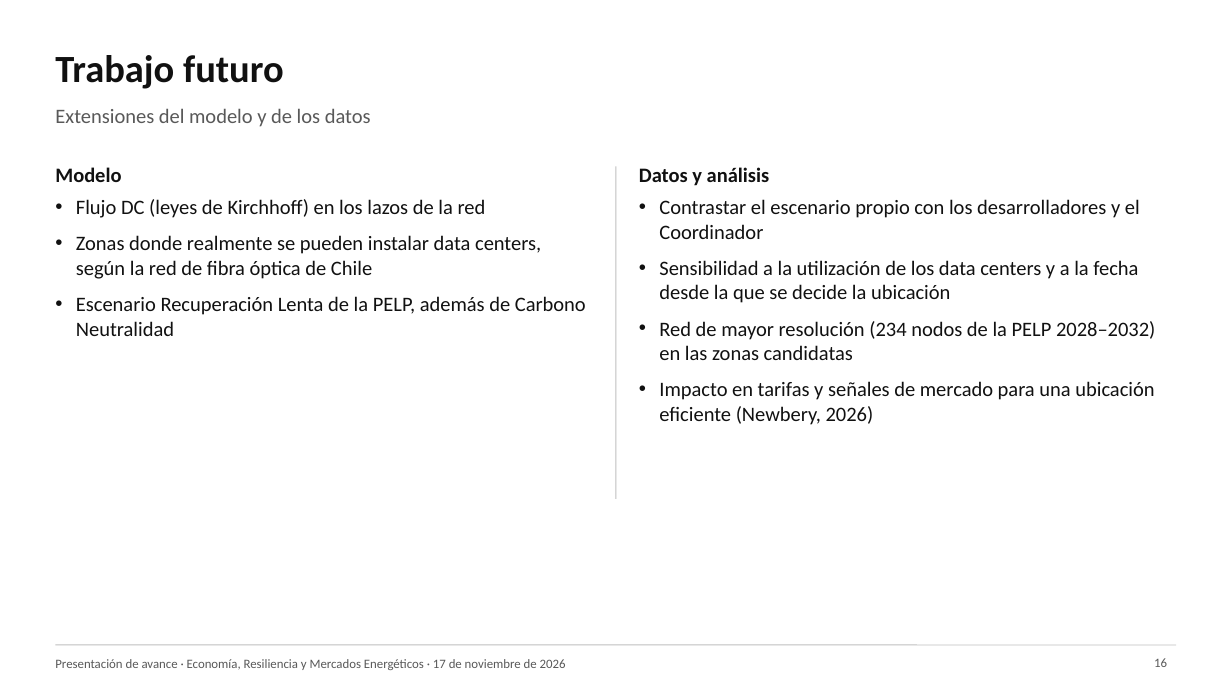
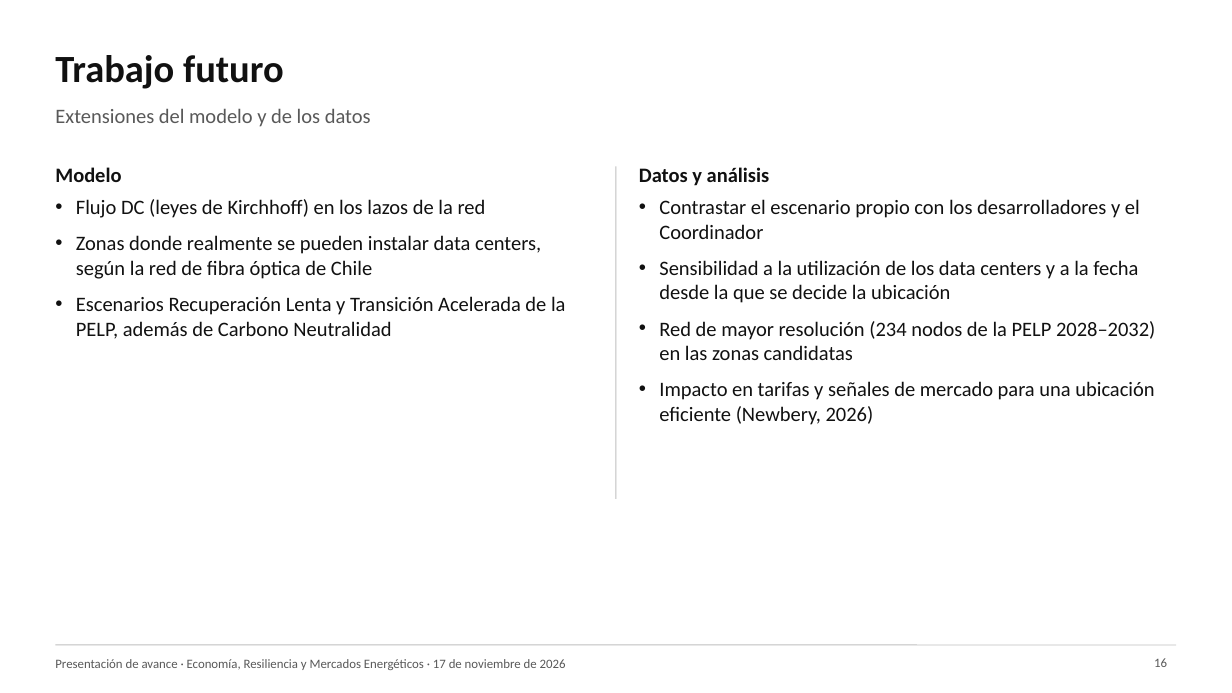
Before and after one commit to ignacioperezortiz/ubicacion-datacenters-sen, a slide deck: slide 16 of presentacion/Presentacion de avance - Ubicacion de data centers en el SEN.pptx. Drawn at 1232x693 pixels with LibreOffice and Linux fonts; fonts in the diff are those of the drawing. Boxes give left, top, right and bottom in pixels: in the first picture for what was removed or moved away, otherwise in the second. Text is boxed around its words. In the diff, an @@ line names an element or a change of style, - is before the commit and + after.

```diff
--- a/presentacion/Presentacion de avance - Ubicacion de data centers en el SEN.pptx
+++ b/presentacion/Presentacion de avance - Ubicacion de data centers en el SEN.pptx
@@ text at [76,296,566,339]: text changed @@
-• Escenario Recuperación Lenta de la PELP, además de Carbono Neutralidad
+• Escenarios Recuperación Lenta y Transición Acelerada de la PELP, además de Carbono Neutralidad
```
Also in this commit, not shown: 1 other slide changed, 2 other files.
